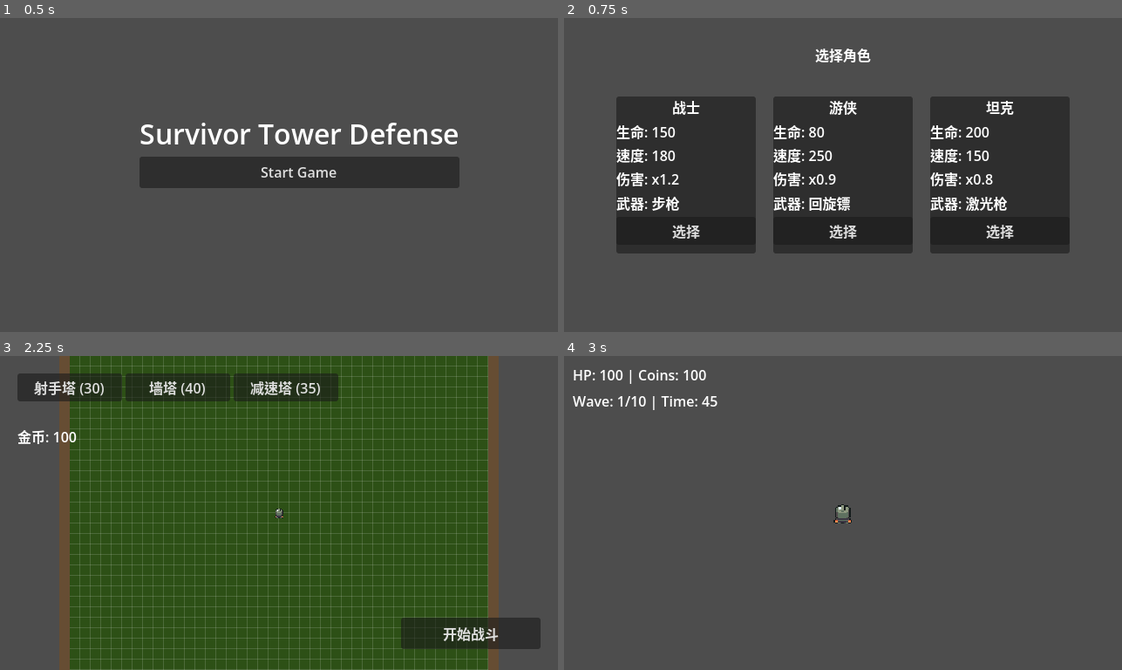
Above: before the commit, frames 1-4 (two rows, left to right).
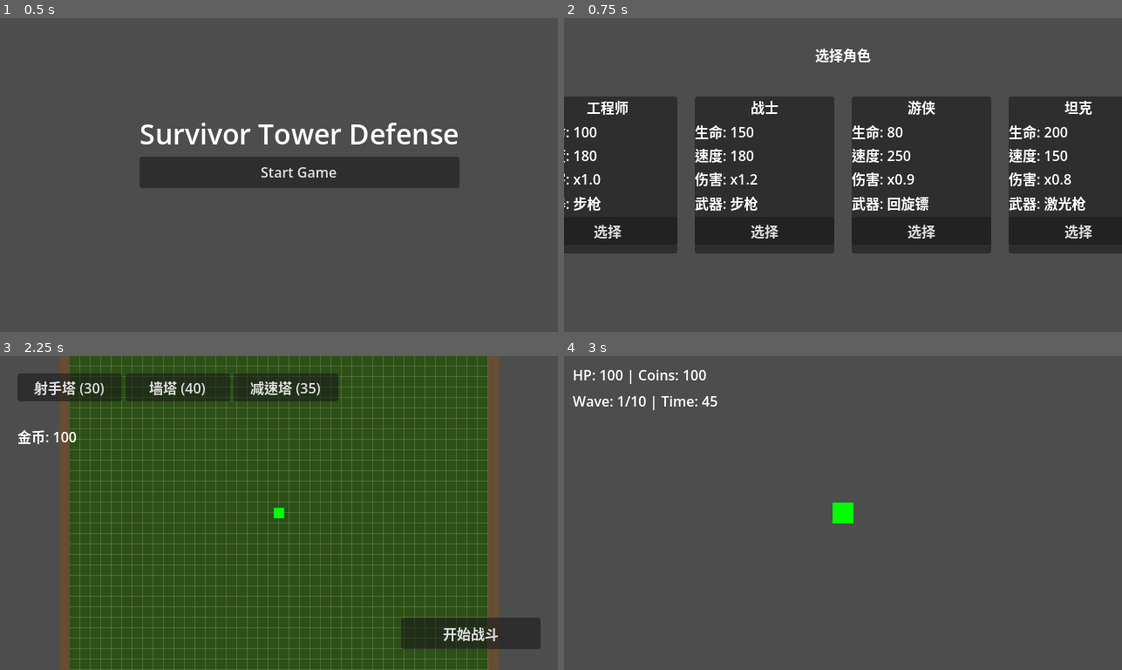
Above: after the commit, the same moments.

Repository: felang/utoland
Game: Godot game, scene res://scenes/ui/start_menu.tscn
Two runs of this game, one before a commit and one after it. Both use one fixed random seed, a clock stepped at 60 frames per second and the inputs below.
Inputs:
- Up to frame 1 (0.5 s): no input
- Up to frame 2 (0.75 s): click "Start Game" at 0.5 s
- Up to frame 3 (2.25 s): click "选择" at 1.25 s; click "森林地图" at 2 s
- Up to frame 4 (3 s): click "开始战斗" at 2.75 s

Frame 1 is identical in both runs. In frame 2, 23% of the frame differs, in the area x 0-100%, y 25-75%; in frame 3, less than 0.1%; in frame 4, 0.2%.

Commit message:
feat: CharacterData 亲和字段，GameConfig 加载物品池，新增工程师角色
Co-Authored-By: Claude Sonnet 4.6 <noreply@anthropic.com>

Diff:
--- /dev/null
+++ b/resources/characters/engineer.tres
@@ -0,0 +1,19 @@
+[gd_resource type="Resource" script_class="CharacterData" load_steps=2 format=3]
+
+[ext_resource type="Script" path="res://scripts/resources/character_data.gd" id="1"]
+
+[resource]
+script = ExtResource("1")
+id = "engineer"
+display_name = "工程师"
+description = "擅长塔防布局，初始携带免费塔"
+max_hp = 100.0
+speed = 180.0
+damage_mult = 1.0
+attack_speed_mult = 1.0
+move_speed_mult = 1.0
+hp_regen = 0.0
+default_weapon = "rifle"
+affinity_tags = PackedStringArray("engineer")
+affinity_discount = 0.15
+passive_description = "每局初始携带1座免费射击塔"
--- a/resources/characters/ranger.tres
+++ b/resources/characters/ranger.tres
@@ -13,3 +13,6 @@
 attack_speed_mult = 1.1
 move_speed_mult = 1.25
 default_weapon = "boomerang"
+affinity_tags = PackedStringArray("shooter")
+affinity_discount = 0.25
+passive_description = "移速+20%，最大HP-20%"
--- a/resources/characters/tank.tres
+++ b/resources/characters/tank.tres
@@ -14,3 +14,6 @@
 move_speed_mult = 0.75
 hp_regen = 1.0
 default_weapon = "laser"
+affinity_tags = PackedStringArray("shooter", "engineer")
+affinity_discount = 0.15
+passive_description = "无特殊被动"
--- a/resources/characters/warrior.tres
+++ b/resources/characters/warrior.tres
@@ -12,3 +12,6 @@
 damage_mult = 1.2
 move_speed_mult = 0.9
 default_weapon = "rifle"
+affinity_tags = PackedStringArray("shooter")
+affinity_discount = 0.15
+passive_description = "击杀敌人回复3HP"
--- a/scripts/core/enums.gd
+++ b/scripts/core/enums.gd
@@ -24,6 +24,7 @@
 	const WARRIOR = "warrior"
 	const RANGER = "ranger"
 	const TANK = "tank"
+	const ENGINEER = "engineer"
 
 # 武器 ID
 class WeaponId:
--- a/scripts/core/game_config.gd
+++ b/scripts/core/game_config.gd
@@ -123,6 +123,7 @@
 var effects: EffectConfigData = null
 var shop: ShopConfigData = null
 var spawn: SpawnConfigData = null
+var items: Dictionary = {}  # ShopItemData 注册表
 
 
 func _ready() -> void:
@@ -135,6 +136,7 @@
 	effects = load("res://resources/effects/default_effects.tres")
 	shop = load("res://resources/shop/default_shop.tres")
 	spawn = load("res://resources/spawn/default_spawn.tres")
+	_load_resources_from_dir("res://resources/items/", items)
 
 
 func _load_resources_from_dir(path: String, target: Dictionary) -> void:
--- a/scripts/resources/character_data.gd
+++ b/scripts/resources/character_data.gd
@@ -12,3 +12,9 @@
 @export var hp_regen: float = 0.0
 ## 角色默认武器 ID（对应 Enums.WeaponId）
 @export var default_weapon: String = ""
+## 亲和标签数组（对应 Enums.ItemTag 常量）
+@export var affinity_tags: PackedStringArray = PackedStringArray()
+## 亲和折扣倍率（0.15 = 亲和物品降价15%）
+@export var affinity_discount: float = 0.15
+## 角色特色被动描述（展示用）
+@export var passive_description: String = ""
--- a/tests/unit/test_resource_loading.gd
+++ b/tests/unit/test_resource_loading.gd
@@ -122,7 +122,7 @@
 # ===== 角色资源加载 =====
 
 func test_characters_loaded_count() -> void:
-	assert_eq(GameConfig.characters.size(), 3, "应加载 3 种角色")
+	assert_eq(GameConfig.characters.size(), 4, "应加载 4 种角色")
 
 func test_character_warrior_resource() -> void:
 	var c: CharacterData = GameConfig.characters[Enums.Character.WARRIOR]
--- /dev/null
+++ b/tests/unit/test_shop_items_loaded.gd
@@ -0,0 +1,31 @@
+extends GutTest
+
+func test_items_are_loaded():
+	assert_eq(GameConfig.items.size(), 25, "应加载25个物品")
+
+func test_shooter_common_items_exist():
+	assert_true(GameConfig.items.has("sharp_bullet"))
+	assert_true(GameConfig.items.has("quick_hand"))
+	assert_true(GameConfig.items.has("piercing_bullet"))
+
+func test_engineer_rare_items_exist():
+	assert_true(GameConfig.items.has("tower_link"))
+	assert_true(GameConfig.items.has("overload"))
+
+func test_epic_items_exist():
+	assert_true(GameConfig.items.has("bullet_rain"))
+	assert_true(GameConfig.items.has("arsenal"))
+	assert_true(GameConfig.items.has("destiny"))
+
+func test_engineer_character_loaded():
+	assert_true(GameConfig.characters.has("engineer"))
+	var eng: CharacterData = GameConfig.characters["engineer"]
+	assert_true(eng.affinity_tags.has("engineer"))
+
+func test_warrior_has_affinity():
+	var w: CharacterData = GameConfig.characters["warrior"]
+	assert_true(w.affinity_tags.has("shooter"))
+
+func test_ranger_has_strong_discount():
+	var r: CharacterData = GameConfig.characters["ranger"]
+	assert_eq(r.affinity_discount, 0.25)
